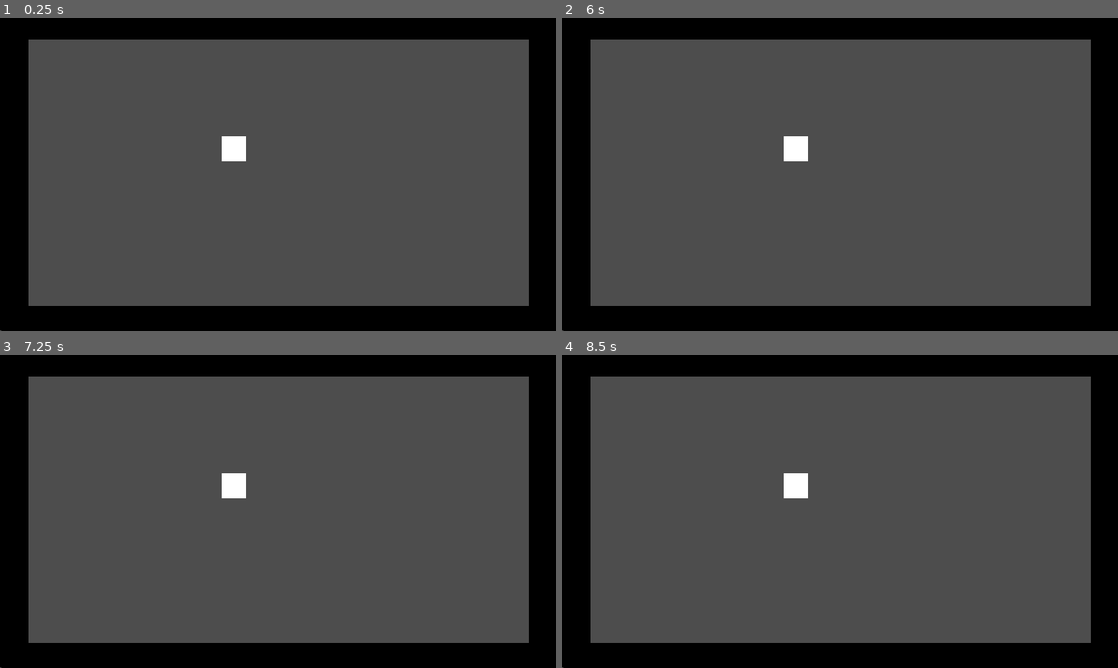
Above: before the commit, frames 1-4 (two rows, left to right).
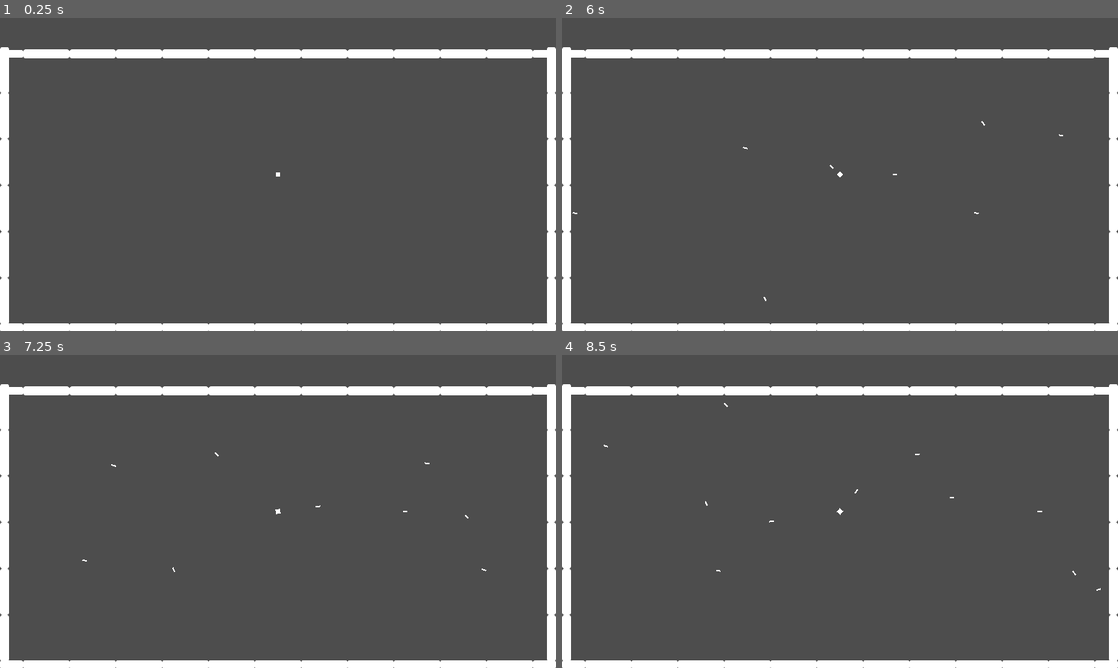
Above: after the commit, the same moments.

Repository: RoshanDavis/Dagger-Dodge-Godot-Project
Game: Godot game, scene res://scenes/game.tscn
Two runs of this game, one before a commit and one after it. Both use one fixed random seed, a clock stepped at 60 frames per second and the inputs below.
Inputs (mouse positions are in pixels of both pictures, inside the frame that each line leads up to):
- Up to frame 1 (0.25 s): no input
- Up to frame 2 (6 s): tap Enter at 0.5, 2, 3.5 s; move the mouse to (962, 158) at 0.52 s; click (962, 158) at 0.6 s; tap Space at 1.25, 2.75 s; move the mouse to (728, 190) at 1.27 s; click (728, 190) at 1.35 s; move the mouse to (895, 105) at 2.02 s; click (895, 105) at 2.1 s; move the mouse to (812, 237) at 2.77 s; click (812, 237) at 2.85 s; move the mouse to (1006, 221) at 3.52 s; click (1006, 221) at 3.6 s; move the mouse to (673, 127) at 4.27 s; click (673, 127) at 4.35 s; move the mouse to (867, 174) at 5.02 s; click (867, 174) at 5.1 s; move the mouse to (756, 96) at 5.77 s; click (756, 96) at 5.85 s
- Up to frame 3 (7.25 s): move the mouse to (400, 495) at 6.52 s; click (400, 495) at 6.6 s
- Up to frame 4 (8.5 s): tap Space at 7.25 s; move the mouse to (728, 527) at 7.27 s; click (728, 527) at 7.35 s; move the mouse to (895, 442) at 8.02 s; click (895, 442) at 8.1 s

The runs differ from the first frame. In frame 1, 26% of the frame differs, in the area x 0-100%, y 0-100%; in frame 2, 26%; in frame 3, 26%; in frame 4, 26%.

Commit message:
added projectile mechanics

Diff:
--- a/project.godot
+++ b/project.godot
@@ -17,7 +17,26 @@
 
 [display]
 
+window/size/viewport_width=1920
+window/size/viewport_height=1080
+window/size/initial_screen=1
 window/stretch/mode="canvas_items"
+
+[input]
+
+Throw={
+"deadzone": 0.5,
+"events": [Object(InputEventMouseButton,"resource_local_to_scene":false,"resource_name":"","device":-1,"window_id":0,"alt_pressed":false,"shift_pressed":false,"ctrl_pressed":false,"meta_pressed":false,"button_mask":1,"position":Vector2(140, 8),"global_position":Vector2(149, 54),"factor":1.0,"button_index":1,"canceled":false,"pressed":true,"double_click":false,"script":null)
+, null]
+}
+
+[layer_names]
+
+2d_physics/layer_1="Default"
+2d_physics/layer_2="Player"
+2d_physics/layer_3="Enemy"
+2d_physics/layer_4="Wall"
+2d_physics/layer_5="Dagger"
 
 [rendering]
 
--- /dev/null
+++ b/scenes/corner_wall.tscn
@@ -0,0 +1,16 @@
+[gd_scene load_steps=3 format=3 uid="uid://csfqenr0exw7a"]
+
+[ext_resource type="Texture2D" uid="uid://dm5qdt4bnlql" path="res://assets/environment/corner wall.png" id="1_n808k"]
+
+[sub_resource type="RectangleShape2D" id="RectangleShape2D_gdvyy"]
+size = Vector2(80, 26)
+
+[node name="Corner Wall" type="StaticBody2D"]
+collision_layer = 8
+collision_mask = 31
+
+[node name="CornerWall" type="Sprite2D" parent="."]
+texture = ExtResource("1_n808k")
+
+[node name="CollisionShape2D" type="CollisionShape2D" parent="."]
+shape = SubResource("RectangleShape2D_gdvyy")
--- /dev/null
+++ b/scenes/dagger.tscn
@@ -0,0 +1,19 @@
+[gd_scene load_steps=4 format=3 uid="uid://c3fassb2p38gs"]
+
+[ext_resource type="Script" path="res://scripts/dagger.gd" id="1_mtrjy"]
+[ext_resource type="Texture2D" uid="uid://cn40emfty6dtn" path="res://assets/prototype-square.png" id="2_7lewd"]
+
+[sub_resource type="RectangleShape2D" id="RectangleShape2D_halmp"]
+size = Vector2(16, 16)
+
+[node name="Dagger" type="CharacterBody2D"]
+collision_mask = 31
+script = ExtResource("1_mtrjy")
+
+[node name="Dagger" type="Sprite2D" parent="."]
+scale = Vector2(1, 0.3)
+texture = ExtResource("2_7lewd")
+
+[node name="CollisionShape2D" type="CollisionShape2D" parent="."]
+scale = Vector2(1, 0.3)
+shape = SubResource("RectangleShape2D_halmp")
--- a/scenes/game.tscn
+++ b/scenes/game.tscn
@@ -1,38 +1,149 @@
-[gd_scene load_steps=2 format=3 uid="uid://cg6nshbkea3ju"]
+[gd_scene load_steps=4 format=3 uid="uid://cg6nshbkea3ju"]
 
-[ext_resource type="Texture2D" uid="uid://cn40emfty6dtn" path="res://assets/prototype-square.png" id="1_kq3tu"]
+[ext_resource type="PackedScene" uid="uid://bq53kn6frissv" path="res://scenes/wall.tscn" id="1_1iadt"]
+[ext_resource type="PackedScene" uid="uid://csfqenr0exw7a" path="res://scenes/corner_wall.tscn" id="2_rslra"]
+[ext_resource type="PackedScene" uid="uid://ctyuky1aelg4h" path="res://scenes/player.tscn" id="3_7iytr"]
 
 [node name="Game" type="Node"]
 
-[node name="Prototype-square" type="Sprite2D" parent="."]
-modulate = Color(0, 0, 0, 1)
-position = Vector2(-550.25, -1)
-scale = Vector2(4.09375, 40.5313)
-texture = ExtResource("1_kq3tu")
+[node name="Boundary" type="Node2D" parent="."]
 
-[node name="Prototype-square2" type="Sprite2D" parent="."]
-modulate = Color(0, 0, 0, 1)
-position = Vector2(548, -0.5)
-scale = Vector2(3.5625, 40.5313)
-texture = ExtResource("1_kq3tu")
+[node name="Wall" parent="Boundary" instance=ExtResource("1_1iadt")]
+position = Vector2(-944, -203)
 
-[node name="Prototype-square3" type="Sprite2D" parent="."]
-modulate = Color(0, 0, 0, 1)
-position = Vector2(2, -308)
+[node name="Wall33" parent="Boundary" instance=ExtResource("1_1iadt")]
+position = Vector2(-944, -360)
+
+[node name="Wall2" parent="Boundary" instance=ExtResource("1_1iadt")]
+position = Vector2(-944, -43)
+
+[node name="Wall3" parent="Boundary" instance=ExtResource("1_1iadt")]
+position = Vector2(-944, 117)
+
+[node name="Wall4" parent="Boundary" instance=ExtResource("1_1iadt")]
+position = Vector2(-944, 277)
+
+[node name="Wall5" parent="Boundary" instance=ExtResource("1_1iadt")]
+position = Vector2(-944, 437)
+
+[node name="Corner Wall" parent="Boundary" instance=ExtResource("2_rslra")]
+position = Vector2(-920, -416)
+
+[node name="Corner Wall2" parent="Boundary" instance=ExtResource("2_rslra")]
+position = Vector2(-920, 528)
+
+[node name="Wall6" parent="Boundary" instance=ExtResource("1_1iadt")]
+position = Vector2(944, -203)
+
+[node name="Wall34" parent="Boundary" instance=ExtResource("1_1iadt")]
+position = Vector2(944, -360)
+
+[node name="Wall7" parent="Boundary" instance=ExtResource("1_1iadt")]
+position = Vector2(944, -43)
+
+[node name="Wall8" parent="Boundary" instance=ExtResource("1_1iadt")]
+position = Vector2(944, 117)
+
+[node name="Wall9" parent="Boundary" instance=ExtResource("1_1iadt")]
+position = Vector2(944, 277)
+
+[node name="Wall10" parent="Boundary" instance=ExtResource("1_1iadt")]
+position = Vector2(944, 437)
+
+[node name="Corner Wall3" parent="Boundary" instance=ExtResource("2_rslra")]
+position = Vector2(920, -416)
+
+[node name="Corner Wall4" parent="Boundary" instance=ExtResource("2_rslra")]
+position = Vector2(920, 528)
+
+[node name="Wall11" parent="Boundary" instance=ExtResource("1_1iadt")]
+position = Vector2(-800, -416)
 rotation = 1.5708
-scale = Vector2(3.5625, 71.8587)
-texture = ExtResource("1_kq3tu")
 
-[node name="Prototype-square4" type="Sprite2D" parent="."]
-modulate = Color(0, 0, 0, 1)
-position = Vector2(2, 300)
+[node name="Wall12" parent="Boundary" instance=ExtResource("1_1iadt")]
+position = Vector2(-640, -416)
 rotation = 1.5708
-scale = Vector2(3.5625, 71.8587)
-texture = ExtResource("1_kq3tu")
+
+[node name="Wall13" parent="Boundary" instance=ExtResource("1_1iadt")]
+position = Vector2(-480, -416)
+rotation = 1.5708
+
+[node name="Wall14" parent="Boundary" instance=ExtResource("1_1iadt")]
+position = Vector2(-320, -416)
+rotation = 1.5708
+
+[node name="Wall15" parent="Boundary" instance=ExtResource("1_1iadt")]
+position = Vector2(-160, -416)
+rotation = 1.5708
+
+[node name="Wall16" parent="Boundary" instance=ExtResource("1_1iadt")]
+position = Vector2(0, -416)
+rotation = 1.5708
+
+[node name="Wall17" parent="Boundary" instance=ExtResource("1_1iadt")]
+position = Vector2(160, -416)
+rotation = 1.5708
+
+[node name="Wall18" parent="Boundary" instance=ExtResource("1_1iadt")]
+position = Vector2(320, -416)
+rotation = 1.5708
+
+[node name="Wall19" parent="Boundary" instance=ExtResource("1_1iadt")]
+position = Vector2(480, -416)
+rotation = 1.5708
+
+[node name="Wall20" parent="Boundary" instance=ExtResource("1_1iadt")]
+position = Vector2(640, -416)
+rotation = 1.5708
+
+[node name="Wall21" parent="Boundary" instance=ExtResource("1_1iadt")]
+position = Vector2(800, -416)
+rotation = 1.5708
+
+[node name="Wall22" parent="Boundary" instance=ExtResource("1_1iadt")]
+position = Vector2(-800, 528)
+rotation = 1.5708
+
+[node name="Wall23" parent="Boundary" instance=ExtResource("1_1iadt")]
+position = Vector2(-640, 528)
+rotation = 1.5708
+
+[node name="Wall24" parent="Boundary" instance=ExtResource("1_1iadt")]
+position = Vector2(-480, 528)
+rotation = 1.5708
+
+[node name="Wall25" parent="Boundary" instance=ExtResource("1_1iadt")]
+position = Vector2(-320, 528)
+rotation = 1.5708
+
+[node name="Wall26" parent="Boundary" instance=ExtResource("1_1iadt")]
+position = Vector2(-160, 528)
+rotation = 1.5708
+
+[node name="Wall27" parent="Boundary" instance=ExtResource("1_1iadt")]
+position = Vector2(0, 528)
+rotation = 1.5708
+
+[node name="Wall28" parent="Boundary" instance=ExtResource("1_1iadt")]
+position = Vector2(160, 528)
+rotation = 1.5708
+
+[node name="Wall29" parent="Boundary" instance=ExtResource("1_1iadt")]
+position = Vector2(320, 528)
+rotation = 1.5708
+
+[node name="Wall30" parent="Boundary" instance=ExtResource("1_1iadt")]
+position = Vector2(480, 528)
+rotation = 1.5708
+
+[node name="Wall31" parent="Boundary" instance=ExtResource("1_1iadt")]
+position = Vector2(640, 528)
+rotation = 1.5708
+
+[node name="Wall32" parent="Boundary" instance=ExtResource("1_1iadt")]
+position = Vector2(800, 528)
+rotation = 1.5708
 
 [node name="Camera2D" type="Camera2D" parent="."]
 
-[node name="Prototype-square5" type="Sprite2D" parent="."]
-position = Vector2(-91, -53)
-scale = Vector2(3.125, 3.25)
-texture = ExtResource("1_kq3tu")
+[node name="Player" parent="." instance=ExtResource("3_7iytr")]
--- /dev/null
+++ b/scenes/player.tscn
@@ -0,0 +1,21 @@
+[gd_scene load_steps=4 format=3 uid="uid://ctyuky1aelg4h"]
+
+[ext_resource type="Texture2D" uid="uid://cn40emfty6dtn" path="res://assets/prototype-square.png" id="1_3axic"]
+[ext_resource type="Script" path="res://scripts/player.gd" id="1_tcxtc"]
+
+[sub_resource type="RectangleShape2D" id="RectangleShape2D_im8hb"]
+size = Vector2(16, 16)
+
+[node name="Player" type="CharacterBody2D"]
+collision_layer = 2
+collision_mask = 31
+script = ExtResource("1_tcxtc")
+
+[node name="Prototype-square" type="Sprite2D" parent="."]
+texture = ExtResource("1_3axic")
+
+[node name="CollisionShape2D" type="CollisionShape2D" parent="."]
+shape = SubResource("RectangleShape2D_im8hb")
+
+[node name="FirePoint" type="Marker2D" parent="."]
+position = Vector2(12, 0)
--- /dev/null
+++ b/scenes/wall.tscn
@@ -0,0 +1,16 @@
+[gd_scene load_steps=3 format=3 uid="uid://bq53kn6frissv"]
+
+[ext_resource type="Texture2D" uid="uid://dhcilia6mek3r" path="res://assets/environment/wall.png" id="1_0rndt"]
+
+[sub_resource type="RectangleShape2D" id="RectangleShape2D_66yla"]
+size = Vector2(28, 160)
+
+[node name="Wall" type="StaticBody2D"]
+collision_layer = 8
+collision_mask = 31
+
+[node name="Wall" type="Sprite2D" parent="."]
+texture = ExtResource("1_0rndt")
+
+[node name="CollisionShape2D" type="CollisionShape2D" parent="."]
+shape = SubResource("RectangleShape2D_66yla")
--- /dev/null
+++ b/scripts/dagger.gd
@@ -0,0 +1,12 @@
+extends CharacterBody2D
+
+@export var speed:float = 200
+
+func _ready():
+	velocity = global_transform.basis_xform(Vector2.RIGHT * speed)
+
+func _physics_process(delta):
+	var collision = move_and_collide(velocity * delta)
+	if collision:
+		velocity = velocity.bounce(collision.get_normal())
+		rotation = velocity.angle()
--- /dev/null
+++ b/scripts/player.gd
@@ -0,0 +1,18 @@
+extends CharacterBody2D
+
+var speed
+var recoilDir
+var dagger
+
+func _ready():
+	speed = 250
+	recoilDir = Vector2.ZERO
+	dagger = preload("res://scenes/dagger.tscn")
+
+func _physics_process(delta):
+	if Input.is_action_just_pressed("Throw"):
+		look_at(get_global_mouse_position())
+		var daggerInstance = dagger.instantiate()
+		daggerInstance.position = $FirePoint.global_position
+		daggerInstance.rotation = rotation
+		get_tree().get_root().get_node("Game").add_child(daggerInstance)
Binary file added: assets/environment/corner wall.png
Not shown, added: assets/environment/corner wall.png.import
Binary file added: assets/environment/wall.png
Not shown, added: assets/environment/wall.png.import
Not shown, changed: .gitignore
